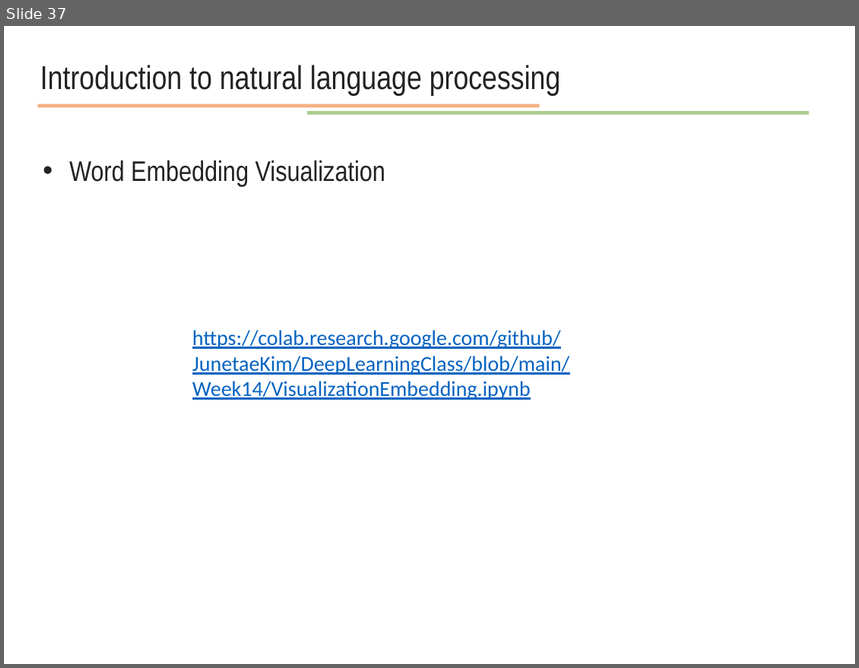
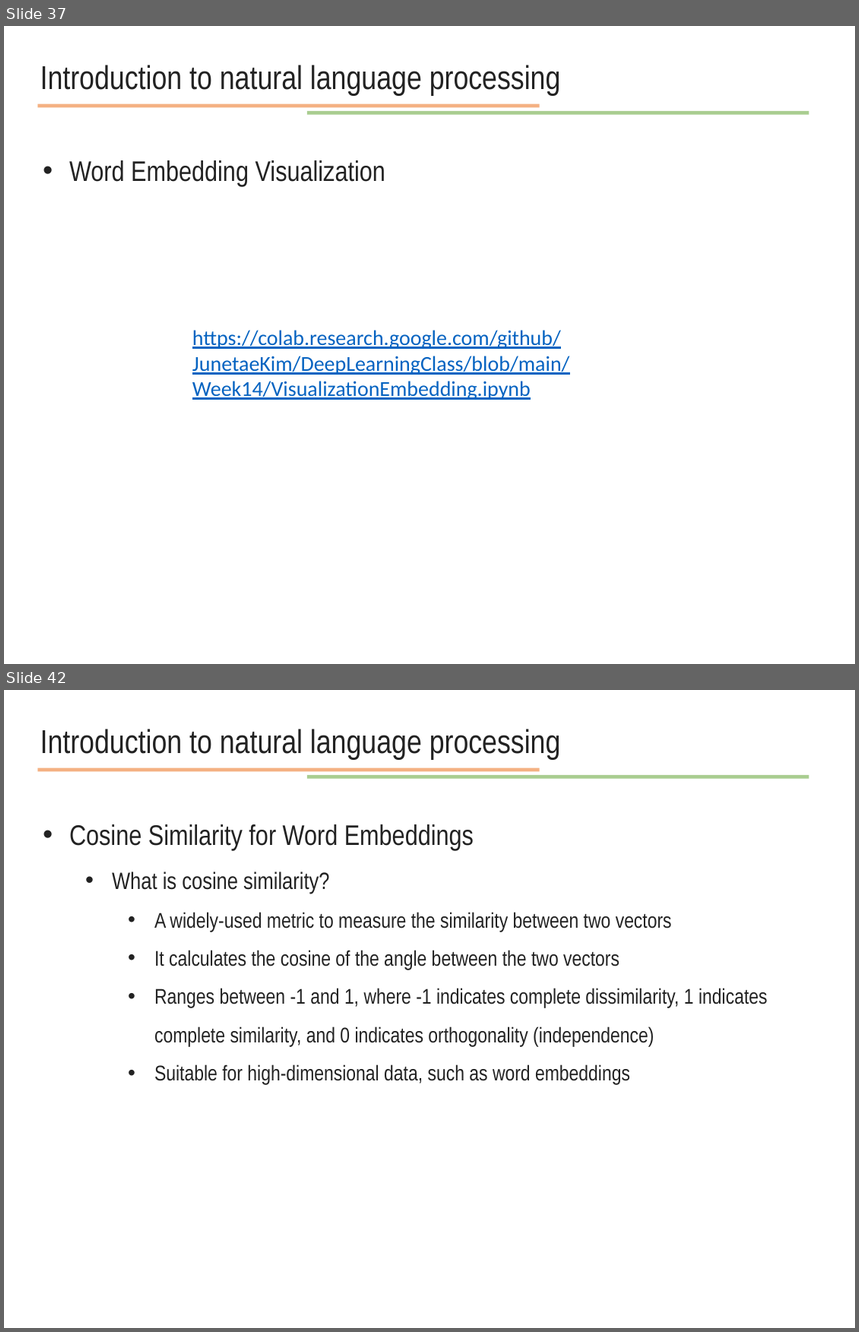
Before and after one commit to JunetaeKim/DeepLearningClass, a slide deck: Week14/week14 natural language processing.pptx. Shown one above the other, each under a label of ours: slide 37 before the commit, slides 37 and 42 after it; the slides between them are not shown. The pictures are 859x668 and 859x1332 pixels, drawn with LibreOffice and Linux fonts; fonts in the diff are those of the drawing. Boxes give left, top, right and bottom in pixels: in the first picture for what was removed or moved away, otherwise in the second. Text is boxed around its words. In the diff, an @@ line names an element or a change of style, - is before the commit and + after.

```diff
--- a/Week14/week14 natural language processing.pptx
+++ b/Week14/week14 natural language processing.pptx
@@ slide 42 added at box(4, 690, 855, 1328), background #FFFFFF @@
@@ text added at box(40, 729, 561, 760), 28 pt, text #222222 @@
+Introduction to natural language processing
@@ line added from (38, 770) to (539, 770), #ED7D31 3 pt @@
@@ line added from (307, 777) to (810, 777), #70AD47 3 pt @@
@@ text added at box(69, 825, 768, 1085), 18 pt, text #222222 @@
+• Cosine Similarity for Word Embeddings
+  • What is cosine similarity?
+    • A widely-used metric to measure the similarity between two vectors
+    • It calculates the cosine of the angle between the two vectors
+    • Ranges between -1 and 1, where -1 indicates complete dissimilarity, 1 indicates complete similarity, and 0 indicates orthogonality (independence)
+    • Suitable for high-dimensional data, such as word embeddings
```
Also in this commit, not shown: 7 other slides added, 1 other file.
